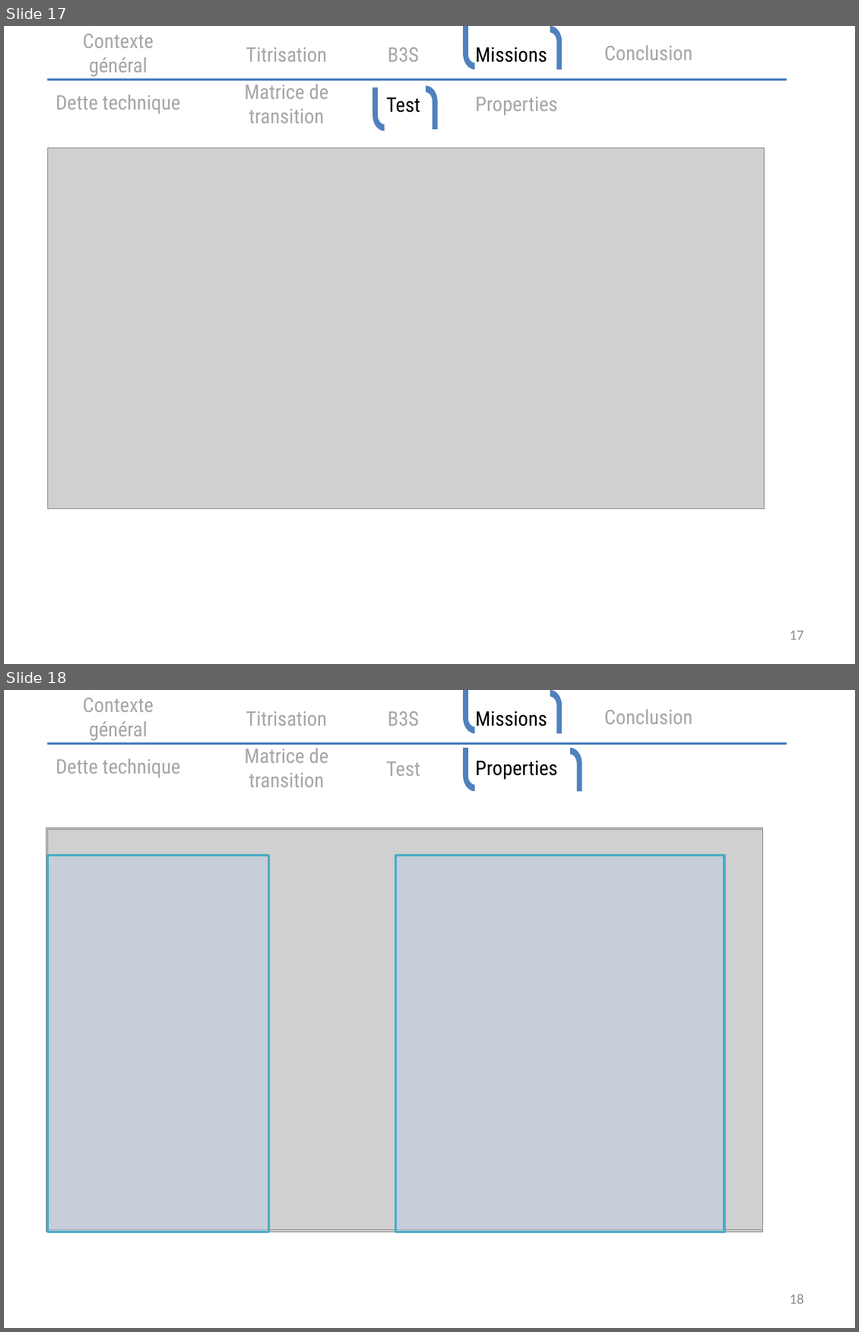
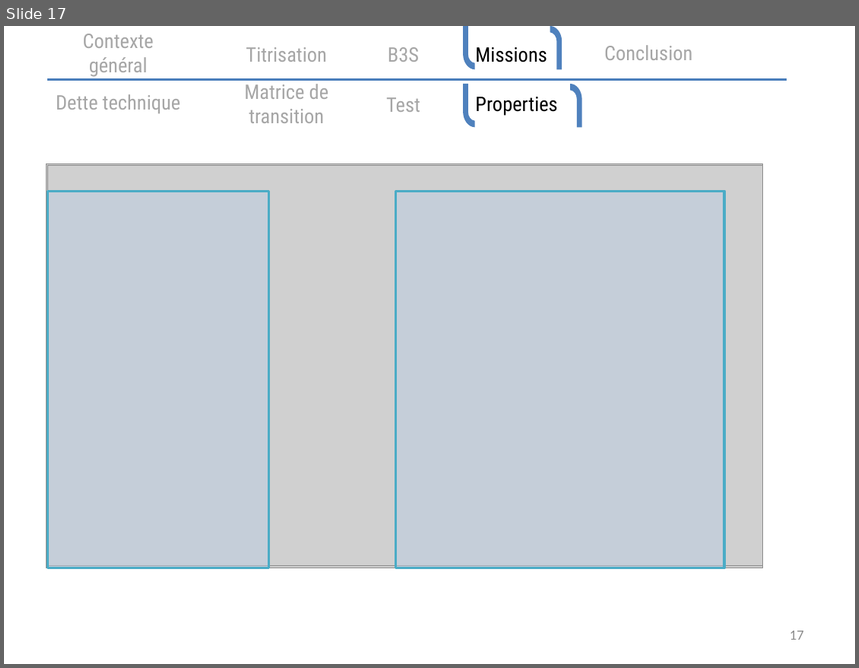
Before and after one commit to abdssamadsabri/hello-world, a slide deck: PFE_PRES (1) (1).pptx. Shown one above the other, each under a label of ours: slides 17 and 18 before the commit, slide 17 after it. The pictures are 859x1332 and 859x668 pixels, drawn with LibreOffice and Linux fonts; fonts in the diff are those of the drawing; grey boxes stand for pictures. Boxes give left, top, right and bottom in pixels: in the first picture for what was removed or moved away, otherwise in the second. Text is boxed around its words. In the diff, an @@ line names an element or a change of style, - is before the commit and + after.

```diff
--- a/PFE_PRES (1) (1).pptx
+++ b/PFE_PRES (1) (1).pptx
@@ slide 17 removed at (4, 26, 855, 664), background #FFFFFF @@
@@ freeform shape removed at (463, 26, 474, 69) @@
@@ freeform shape removed at (550, 26, 563, 69) @@
@@ group removed at (83, 34, 693, 77): 5 texts @@
-B3S
-Missions
-Contexte général
-Titrisation
-Conclusion
@@ line removed from (47, 80) to (787, 80) @@
@@ group removed at (56, 84, 557, 131): 4 texts, 2 freeform shapes @@
-Test
-Properties
-Dette technique
-Matrice de transition
@@ picture removed at (47, 148, 765, 509) @@
@@ page number removed at (790, 631, 804, 640) @@
-17
@@ what was slide 18 is now slide 17 @@
@@ page number at (790, 631, 804, 640): text changed @@
-18
+17
```
Also in this commit, not shown: 3 slides changed.
